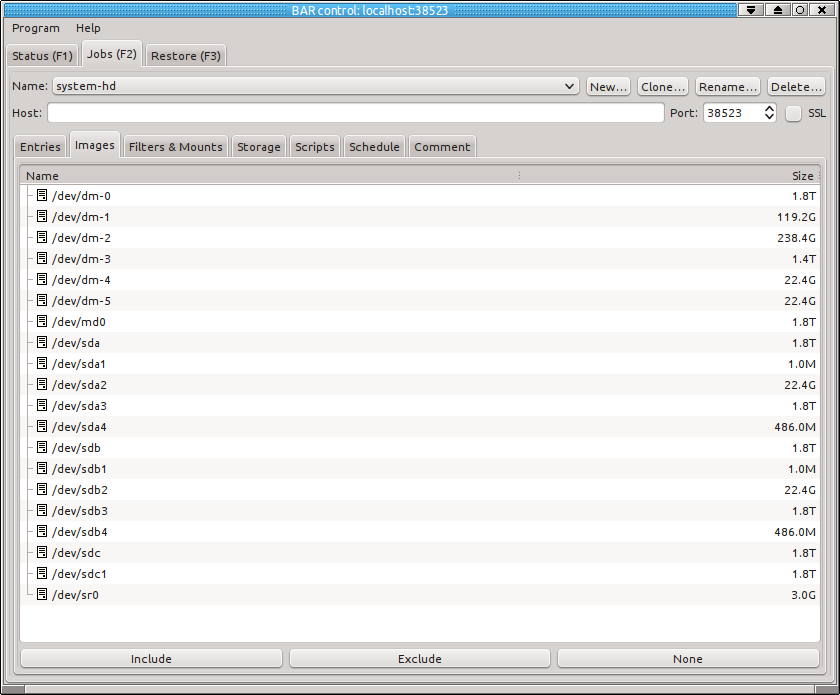
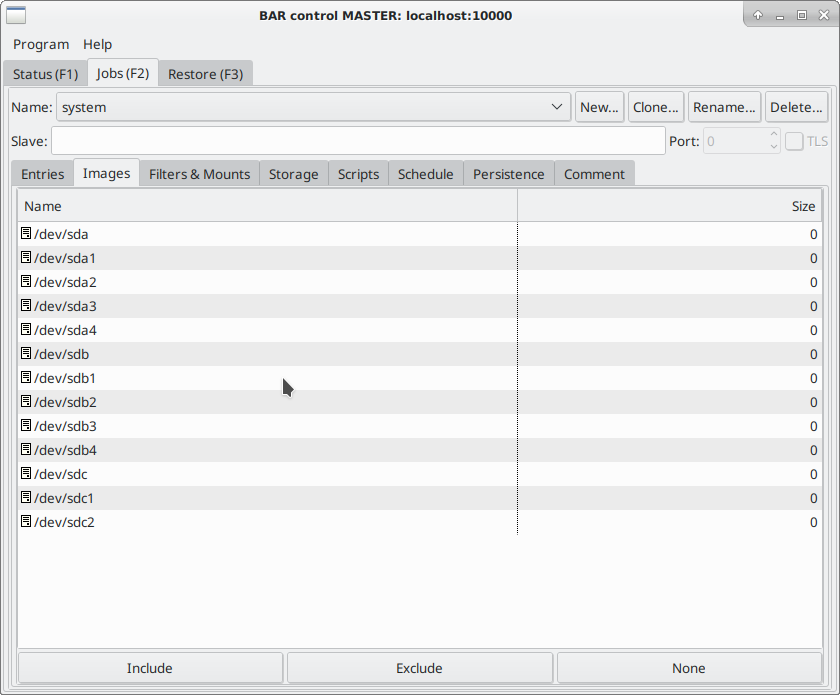
The second 840×695 image is a revision of the first. Changes to its layers:
added layer "Pasted Layer" above "snapshot4.png" over [0, 0, 840, 695]
painted on "snapshot4.png" over [0, 0, 840, 695]
